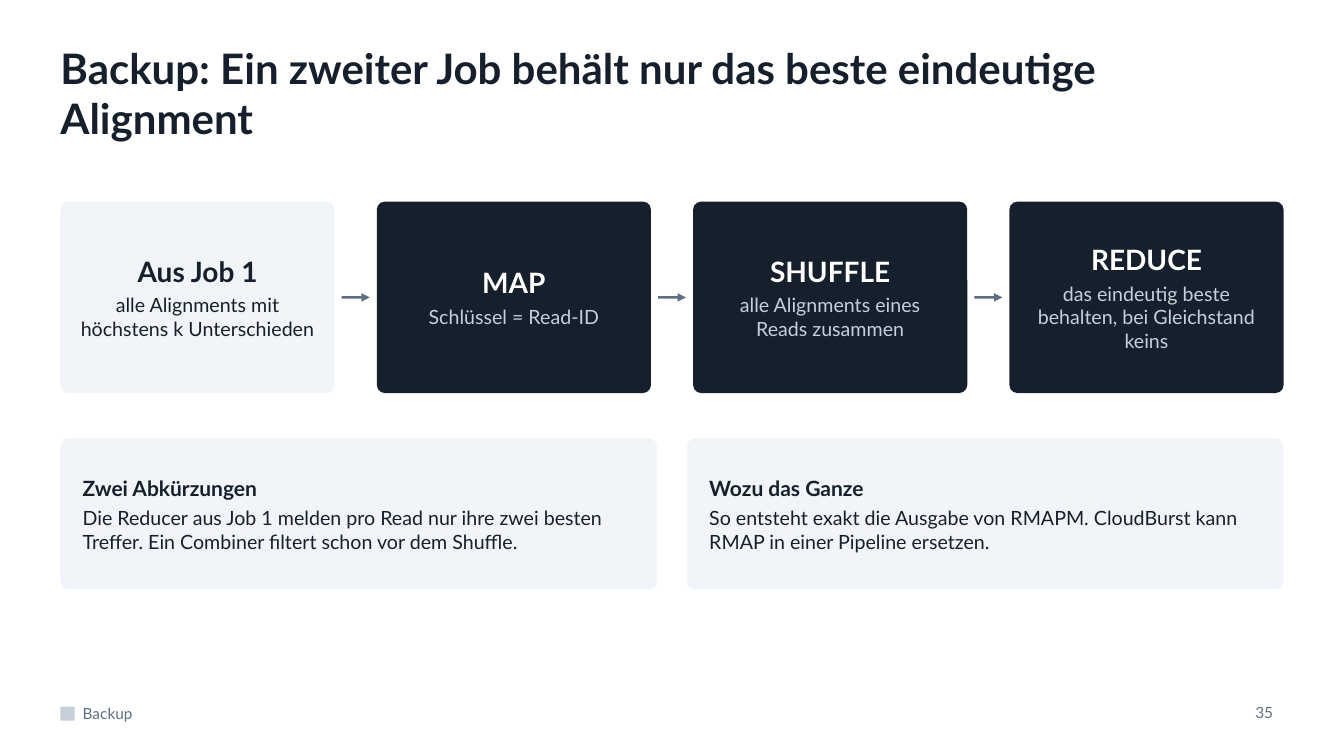
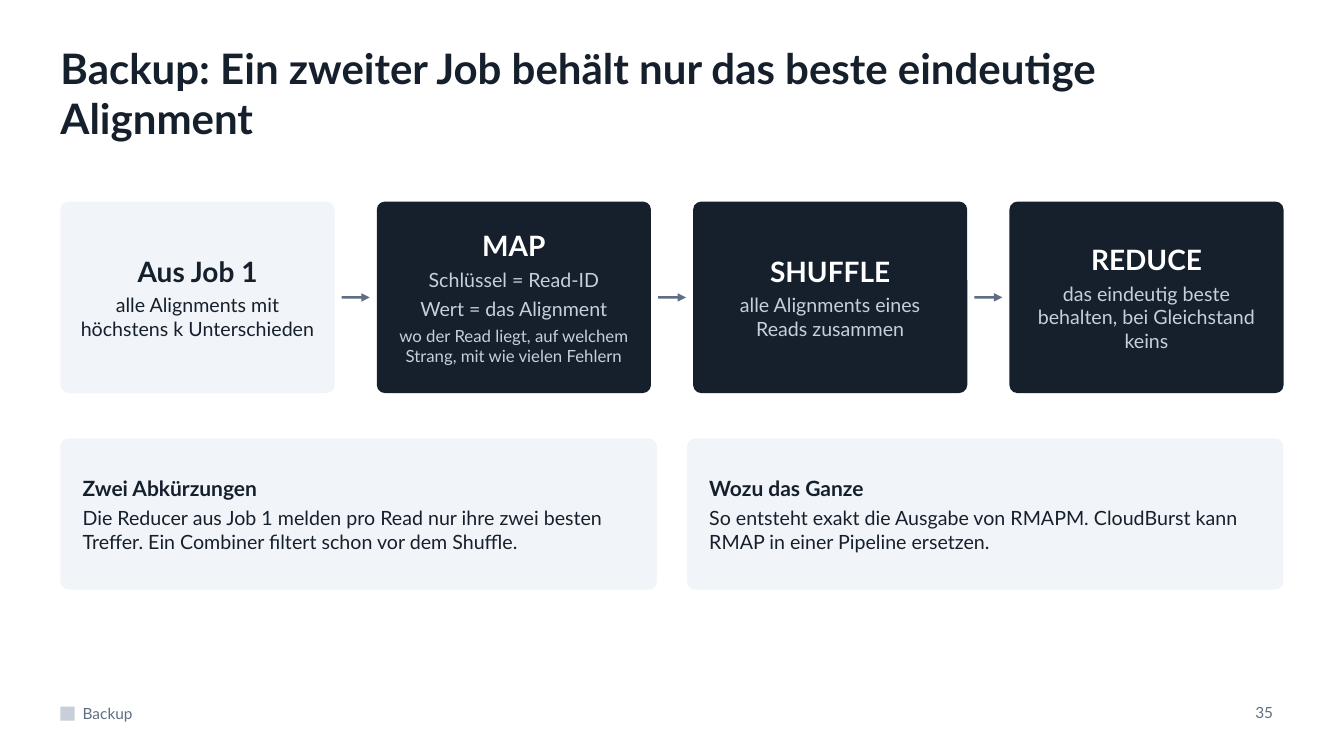
Before and after one commit to mawehl/BigData, a slide deck: slide 35 of CloudBurst_Vortrag.pptx. Drawn at 1344x756 pixels with LibreOffice and Linux fonts; fonts in the diff are those of the drawing. Boxes give left, top, right and bottom in pixels: in the first picture for what was removed or moved away, otherwise in the second. Text is boxed around its words. In the diff, an @@ line names an element or a change of style, - is before the commit and + after.

```diff
--- a/CloudBurst_Vortrag.pptx
+++ b/CloudBurst_Vortrag.pptx
@@ text at (x1=429, y1=272, x2=598, y2=287): more space between paragraphs @@
@@ text at (x1=399, y1=301, x2=628, y2=365): paragraphs added @@
+Wert = das Alignment
+wo der Read liegt, auf welchem Strang, mit wie vielen Fehlern
```
Also in this commit, not shown: 4 other slides changed, 1 slide added, 1 other file.
